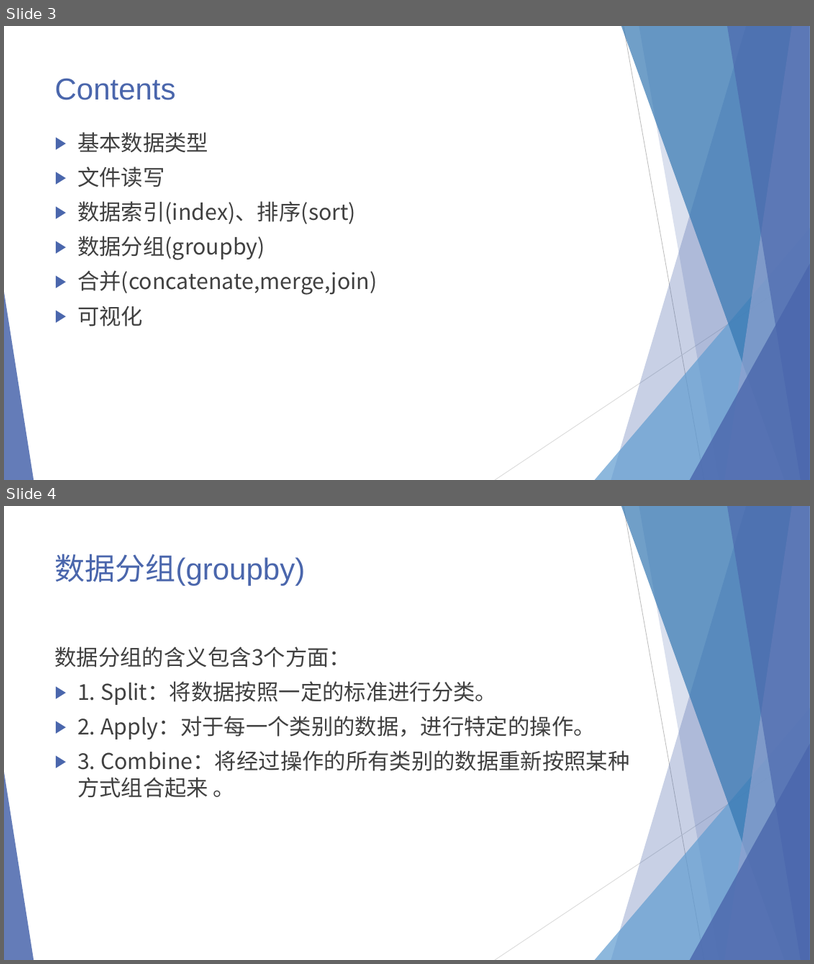
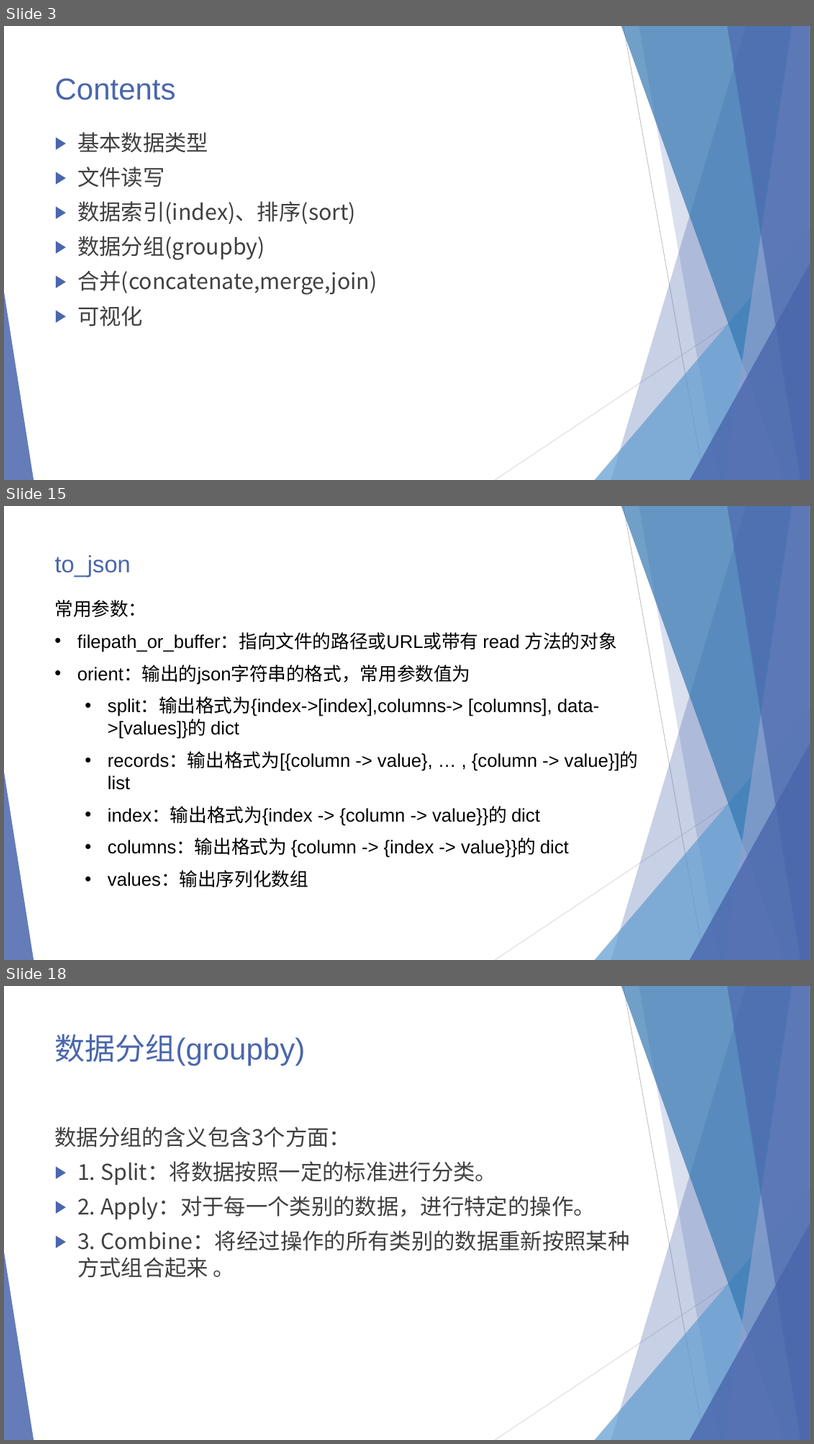
Before and after one commit to SSRSGJYD/pandas, a slide deck: doc/pandas.pptx. Shown one above the other, each under a label of ours: slides 3 and 4 before the commit, slides 3, 15 and 18 after it; the slides between them are not shown. The pictures are 814x964 and 814x1444 pixels, drawn with LibreOffice and Linux fonts; fonts in the diff are those of the drawing. Boxes give left, top, right and bottom in pixels: in the first picture for what was removed or moved away, otherwise in the second. Text is boxed around its words. In the diff, an @@ line names an element or a change of style, - is before the commit and + after.

```diff
--- a/doc/pandas.pptx
+++ b/doc/pandas.pptx
@@ slide 15 added at box(4, 506, 810, 960), background #FFFFFF; not listed: 10 template elements that a slide beside it also shows @@
@@ title added at box(55, 555, 131, 577), 28 pt, text #4A66AC @@
+to_json
@@ text added at box(54, 600, 639, 887), 22 pt, text #000000 @@
+常用参数：
+• filepath_or_buffer：指向文件的路径或URL或带有 read 方法的对象
+• orient：输出的json字符串的格式，常用参数值为
+  • split：输出格式为{index->[index],columns-> [columns], data->[values]}的 dict
+  • records：输出格式为[{column -> value}, … , {column -> value}]的 list
+  • index：输出格式为{index -> {column -> value}}的 dict
+  • columns：输出格式为 {column -> {index -> value}}的 dict
+  • values：输出序列化数组
@@ what was slide 4 is now slide 18 @@
```
Also in this commit, not shown: 13 other slides added, 2 other files.
